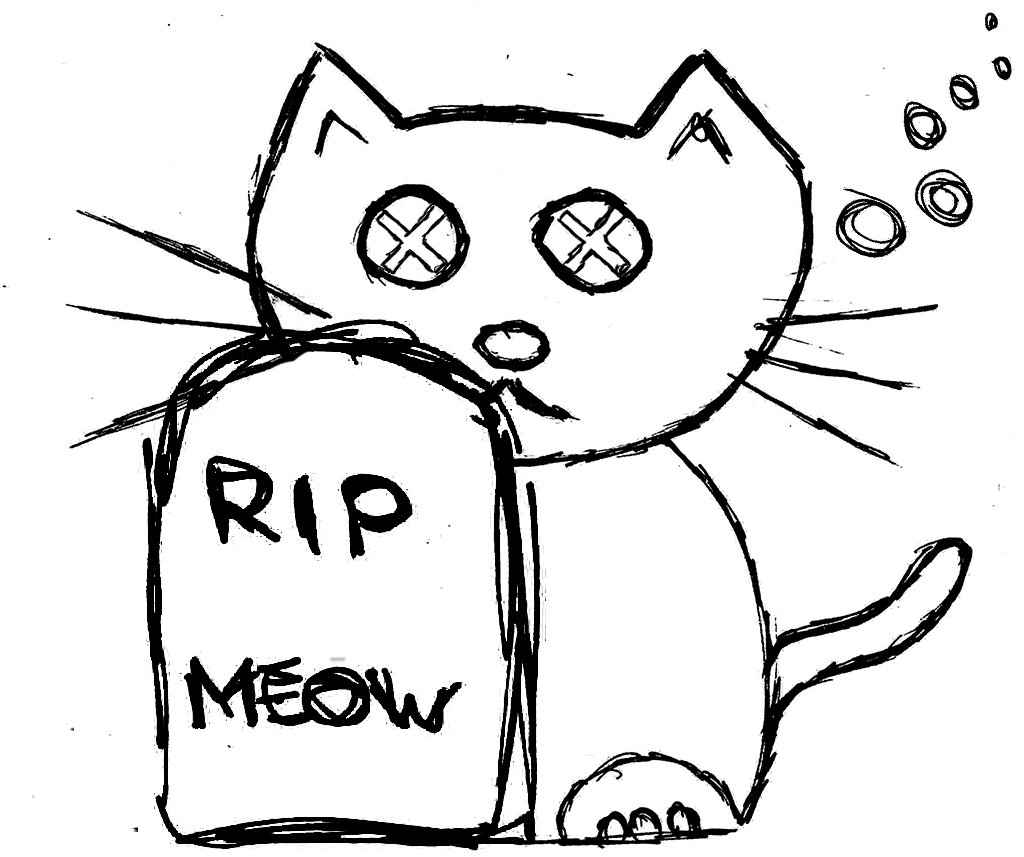
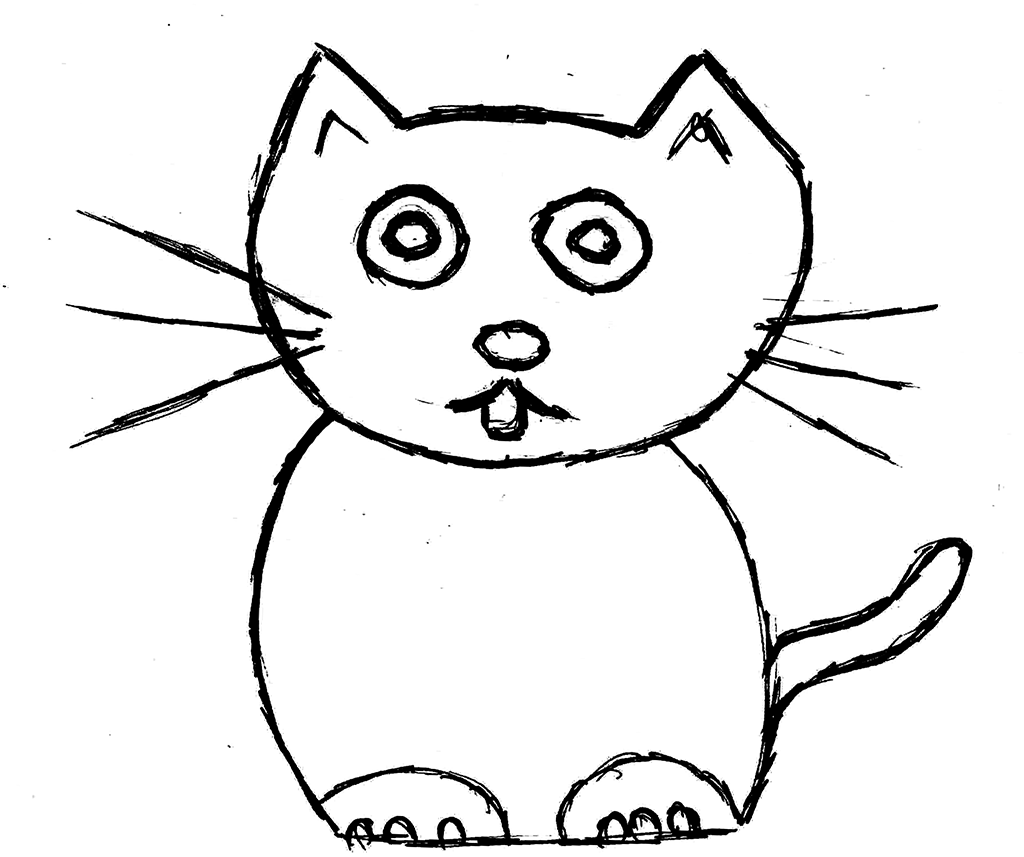
Layer changes from the first 1024px x 857px image to the second:
renamed "Layer 3" to "Dead", hid it over [66, 9, 1015, 857]
showed "Alive" over [66, 9, 1015, 853]
